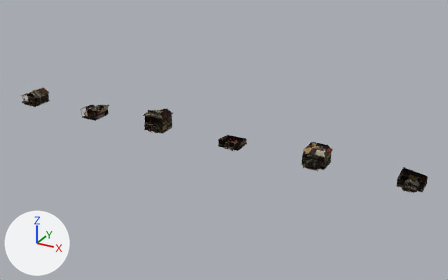
Two versions of the glTF model src/assets/battle/city/classical-europe-houses-damage.glb, one commit apart.
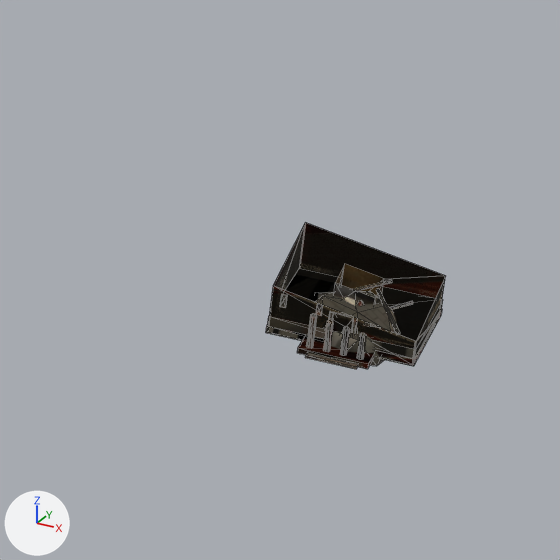
The first picture shows the older version from a camera (50 mm lens) standing at (18.0, -16.9, 8.63) and looking at (8.49, 0.38, -0.01). The close-ups show the older and then the newer version on the part from 78% to 100% of the width and 46% to 81% of the height of that picture. Only the edits that show in the close-ups are written down. Every picture has the same lights, and +X, +Y and +Z are marked at lower left. The close-ups show mesh edges as thin lines. Where no turn or scale is listed for an object, it has been applied to the vertices. Vertices at exactly the same position are counted once.
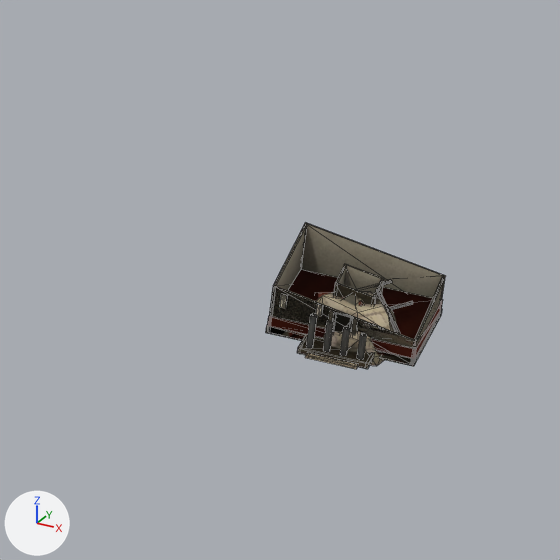
What changed in the scene script:
```text
Change mat_town:
    where n3 = _N.new('ShaderNodeMapping'); n3.name = 'Mapping'
    n3.inputs[1].default_value: (0.0008, -14.02, 0.0) -> (0.0008, -13.98, 0.0)  # 'Location'
    n3.inputs[3].default_value: (15.97, 15.02, 1.0) -> (15.98, 14.98, 1.0)  # 'Scale'
Change me_mesh_15:
    used by ob_mesh_15; location = (14.488, 0.418, -0.004)
    remove me_mesh_15.from_pydata(...)  # 300 vertices, 435 faces; spans x 0.136..0.888, y -0.835..-0.029, z 0.0..0.4
    add me_mesh_15.from_pydata(...)  # 653 vertices, 613 faces; spans x 0.136..0.888, y -0.835..-0.029, z 0.0..0.4
    me_mesh_15 part 1: 353 vertices added at x 0.136..0.888, y -0.835..-0.029, z 0.004..0.4
    me_mesh_15 part 2: 387 kept faces spanning x 0.136..0.888, y -0.835..-0.029, z 0.0..0.4 get new texture (UV) coordinates
Change me_mesh_16:
    where me_mesh_16.from_pydata(...)  # 146 vertices, 214 faces; spans x 0.136..0.888, y -0.805..-0.029, z 0.0..0.4
    used by ob_mesh_16; location = (14.488, 0.418, -0.004)
    me_mesh_16 part 3: texture (UV) coordinates of 214 of 214 faces, centred in x 0.136..0.888, y -0.805..-0.029, z 0.0..0.246, changed; they spanned u 0.0..0.06, v 0.94..1.0 and now span u 0.0..0.06, v 0.94..1.0
```

Pixel boxes (x1, y1, x2, y2) of what changed, in the close-ups (560 x 560 px):
'Mesh_15', surface changed, reshaped
    both: (266, 223, 445, 369)
'Mesh_16', surface changed
    both: (269, 222, 445, 349)
part 1 of me_mesh_15, added (brown)
    after: (274, 223, 444, 341)
part 2 of me_mesh_15, surface changed
    both: (266, 223, 445, 369)
